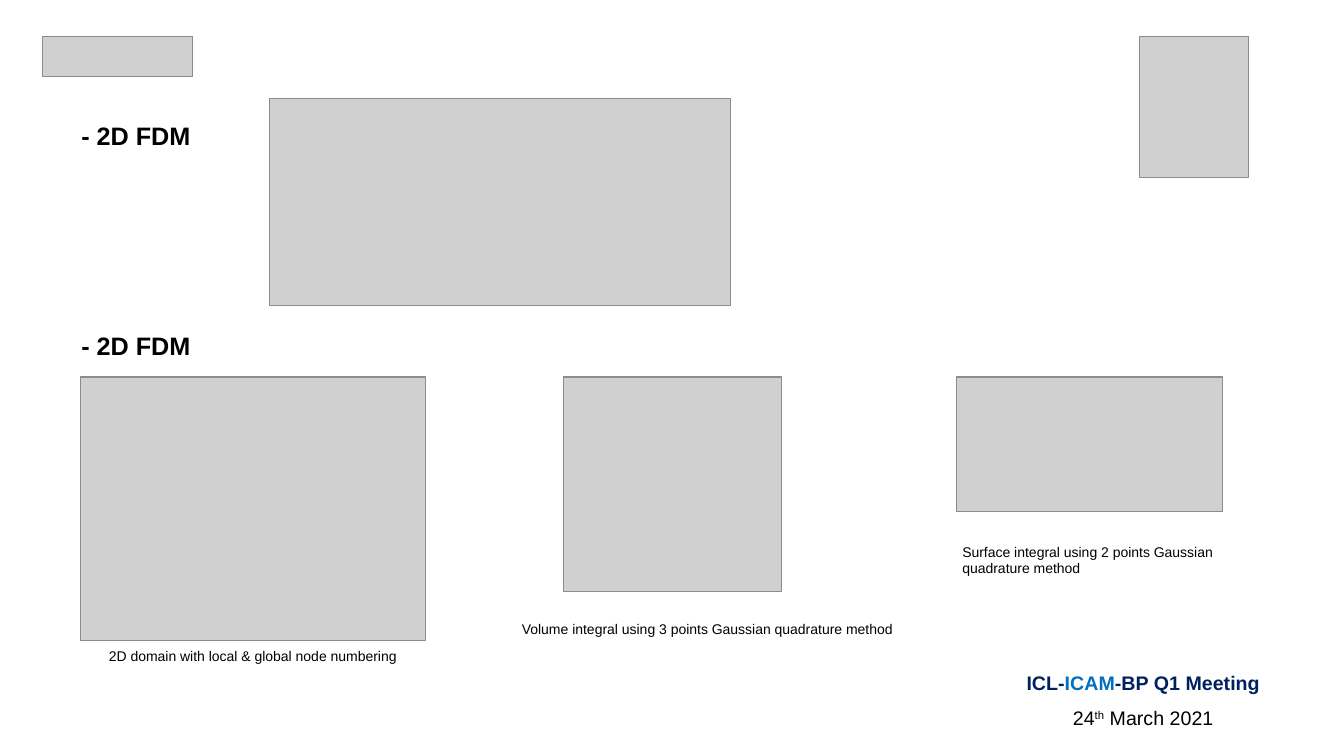
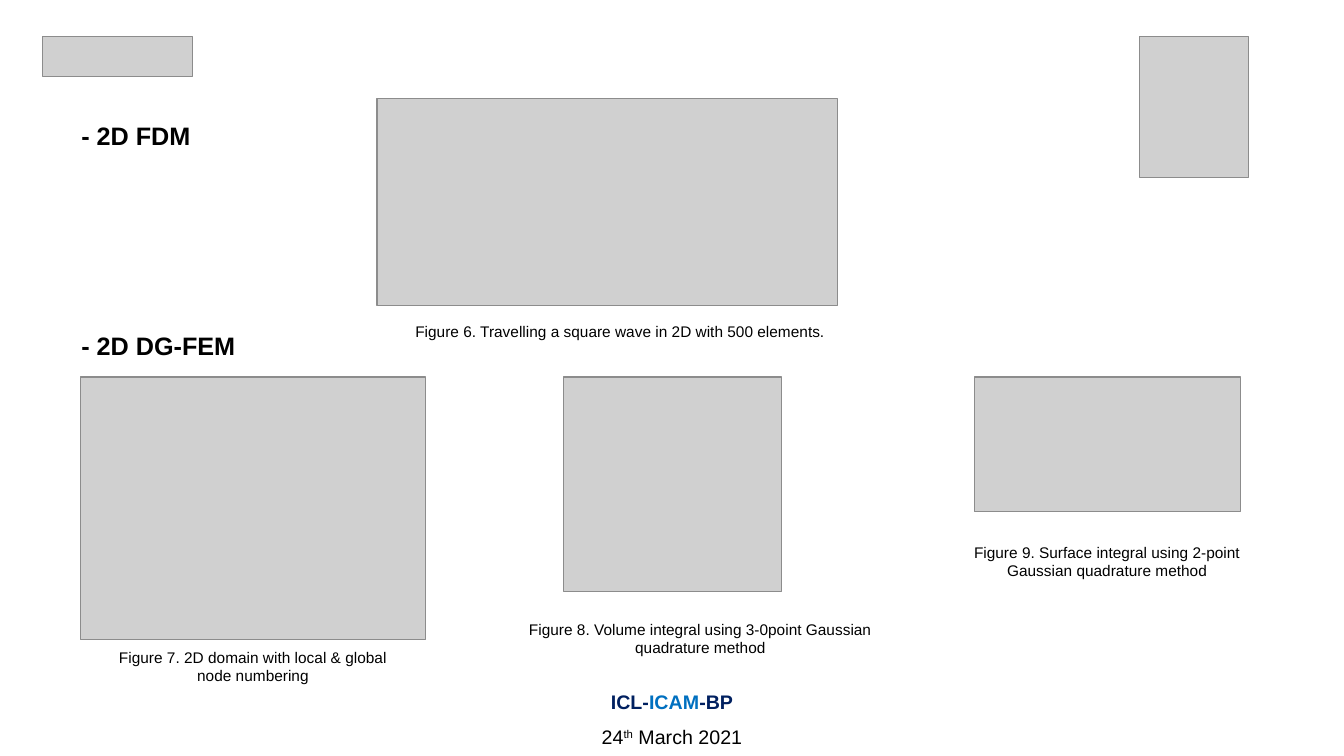
Before and after one commit to Amin-Nadimy/Wave-Equation, a slide deck: slide 6 of BP/BP-ICAM 24 Mar 2021.pptx (slide 3 before the commit). Drawn at 1344x756 pixels with LibreOffice and Linux fonts; fonts in the diff are those of the drawing; grey boxes stand for pictures. Boxes give left, top, right and bottom in pixels: in the first picture for what was removed or moved away, otherwise in the second. Text is boxed around its words. In the diff, an @@ line names an element or a change of style, - is before the commit and + after.

```diff
--- a/BP/BP-ICAM 24 Mar 2021.pptx
+++ b/BP/BP-ICAM 24 Mar 2021.pptx
@@ picture: place and size @@
-picture at (270, 98, 731, 306)
+picture at (377, 98, 838, 306)
@@ text added at (415, 326, 824, 340), 11 pt, text #000000 @@
+Figure 6. Travelling a square wave in 2D with 500 elements.
@@ text at (97, 337, 235, 356): text changed @@
-- 2D FDM
+- 2D DG-FEM
@@ picture: place and size @@
-picture at (956, 377, 1222, 512)
+picture at (974, 377, 1240, 512)
@@ text at (974, 547, 1240, 580): text changed; size 10 to 11 pt @@
-Surface integral using 2 points Gaussian quadrature method
+Figure 9. Surface integral using 2-point Gaussian quadrature method
@@ text at (529, 624, 871, 656): text changed; size 10 to 11 pt @@
-Volume integral using 3 points Gaussian quadrature method
+Figure 8. Volume integral using 3-0point Gaussian quadrature method
@@ text at (119, 652, 386, 684): text changed; size 10 to 11 pt @@
-2D domain with local & global node numbering
+Figure 7. 2D domain with local & global node numbering
@@ text "ICL-ICAM-BP": place and size @@
-text "ICL-ICAM-BP" at (1027, 675, 1260, 726)
+text "ICL-ICAM-BP" at (611, 695, 742, 745)
@@ text at (611, 695, 733, 710): text changed @@
-ICL-ICAM-BP Q1 Meeting
+ICL-ICAM-BP
```
Also in this commit, not shown: 7 other slides changed, 2 slides added, 4 other files.
